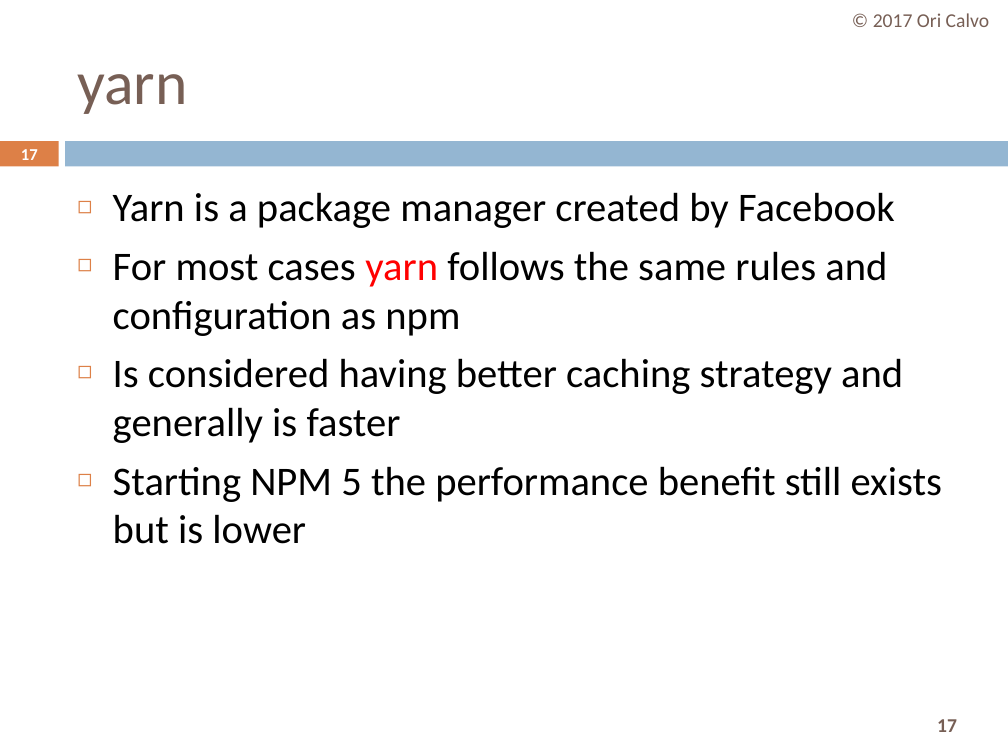
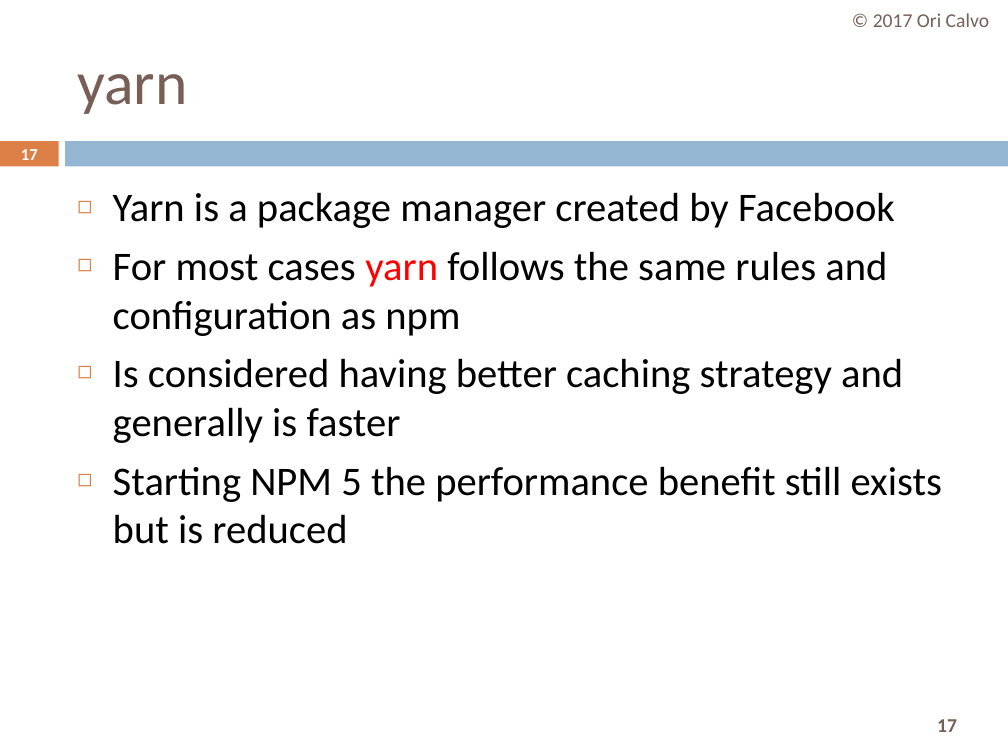
Before and after one commit to oricalvo/course-angular, a slide deck: slide 17 of PPTs/01 Build & Setup.pptx. Drawn at 1008x756 pixels with LibreOffice and Linux fonts; fonts in the diff are those of the drawing. Boxes give left, top, right and bottom in pixels: in the first picture for what was removed or moved away, otherwise in the second. Text is boxed around its words. In the diff, an @@ line names an element or a change of style, - is before the commit and + after.

```diff
--- a/PPTs/01 Build & Setup.pptx
+++ b/PPTs/01 Build & Setup.pptx
@@ text at [113, 466, 942, 544]: text changed @@
-◻ Starting NPM 5 the performance benefit still exists but is lower
+◻ Starting NPM 5 the performance benefit still exists but is reduced
```
Also in this commit, not shown: 2 other slides changed, 2 other files.
